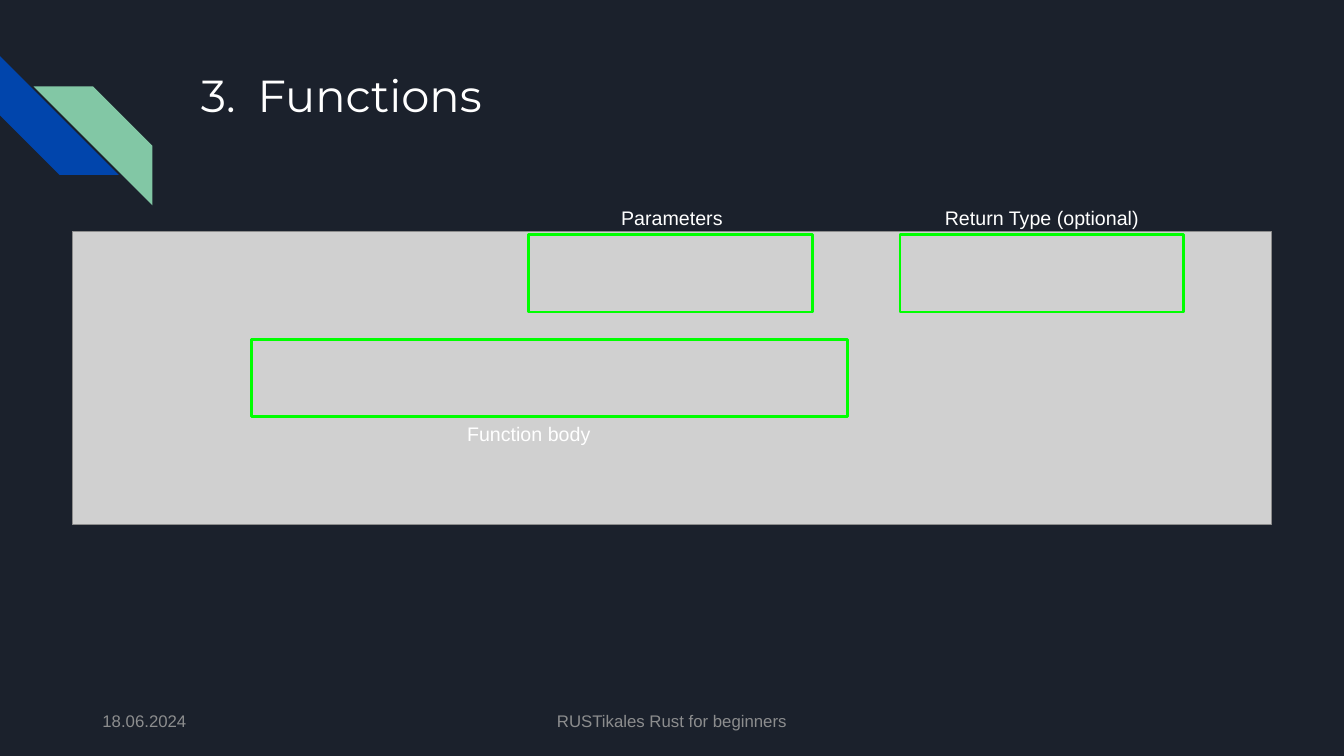
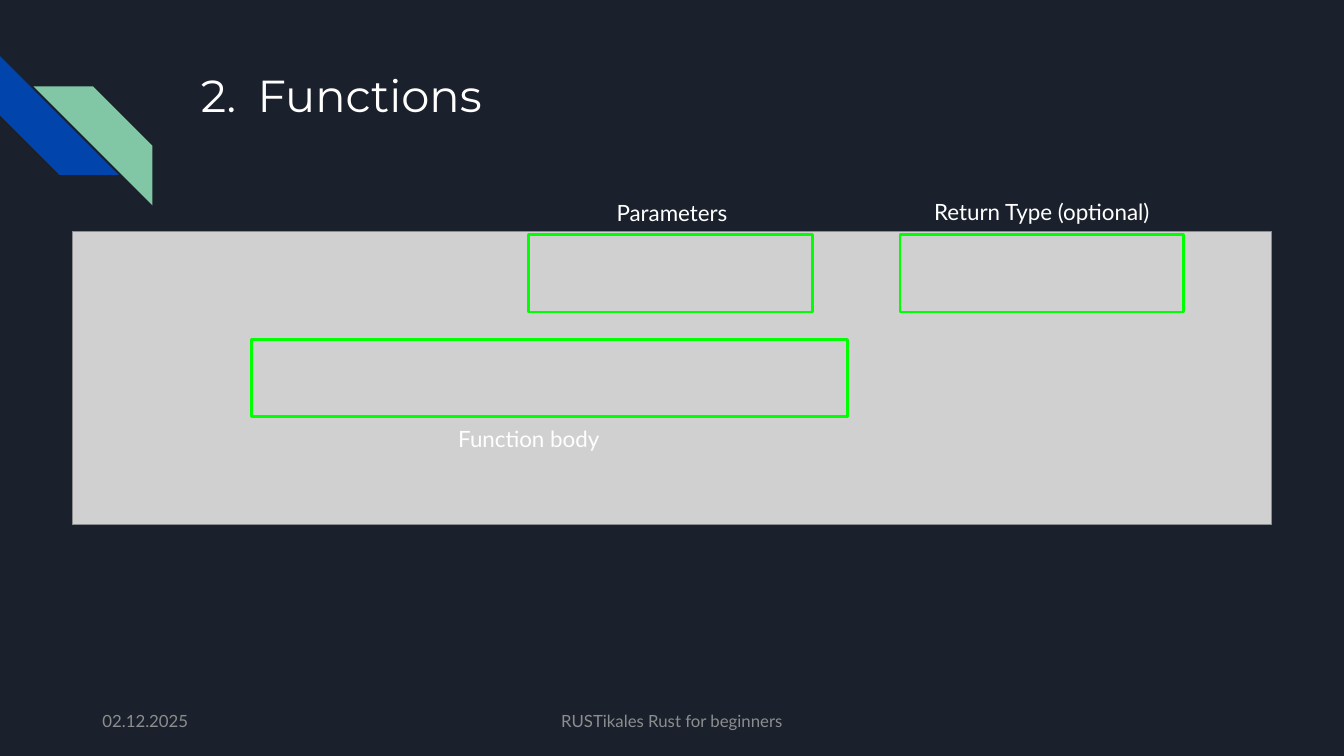
Before and after one commit to pfhaupt/progkurs, a slide deck: slide 51 of rust-beginner/06 - Function declaration/06 - original.pptx (slide 92 before the commit). Drawn at 1344x756 pixels with LibreOffice and Linux fonts; fonts in the diff are those of the drawing; grey boxes stand for pictures. Boxes give left, top, right and bottom in pixels: in the first picture for what was removed or moved away, otherwise in the second. Text is boxed around its words. In the diff, an @@ line names an element or a change of style, - is before the commit and + after.

Commit message:
[R-B-06] Update slides
- Merge R-B-07 into R-B-06
- Add chapter about Floating Point Numbers
- Increase font size
- Unite text font

```diff
--- a/rust-beginner/06 - Function declaration/06 - original.pptx
+++ b/rust-beginner/06 - Function declaration/06 - original.pptx
@@ size 14 to 16 pt, font Arial to Lato in 3 elements at box(458, 431, 599, 450), box(617, 205, 728, 221), box(934, 203, 1150, 224) @@
@@ text "Return Type (optional)": place and size @@
-text "Return Type (optional)" at box(945, 210, 1139, 229)
+text "Return Type (optional)" at box(934, 203, 1150, 224)
@@ text "Function body": place and size @@
-text "Function body" at box(467, 427, 591, 445)
+text "Function body" at box(458, 431, 599, 450)
@@ text at box(102, 715, 188, 727): text changed; font Arial to Lato @@
-18.06.2024
+02.12.2025
@@ text "RUSTikales Rust for beginners" at box(561, 715, 782, 730): font Arial to Lato @@
```
Also in this commit, not shown: 109 other slides changed, 86 slides added, 47 slides removed, 2 other files.
